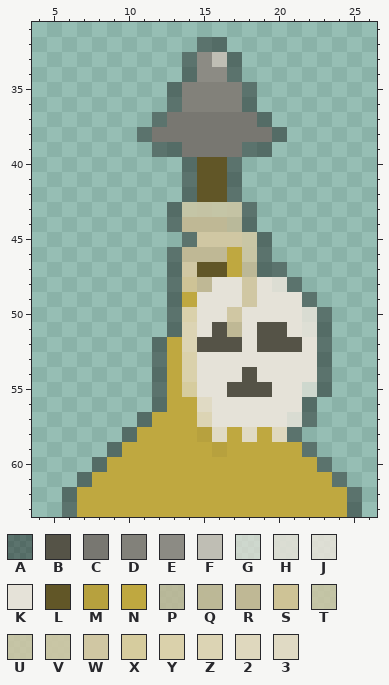
Two versions of one pixel-art sprite, Head of Apocalyptica/Assets/Sprites/Obstacles/Spikes/spike2_ALT.png. The picture above was drawn from the file before the commit.
The file is 32x64 pixels. Colours within 5 levels of each other are drawn and written as one. Shown: x 4..26, y 31..63.
Palette (. is transparent): A #02020266  B #555347  C #787771  D #82817a  E #8c8b84  F #bfbeb4  G #e5e2d8b5  H #e5e2d8de  J #e5e2d8e7  K #e5e2d8  L #615627  M #b7a13e  N #bfa840  P #bfb895d9  Q #bfb895ef  R #bfb895  S #cec396  T #d0c7a3cc  U #d0c7a3d4  V #d0c7a3e1  W #d0c7a3  X #d6cc9e  Y #dad1ab  Z #dcd4b4  2 #dfd8be  3 #e0dac4
After:
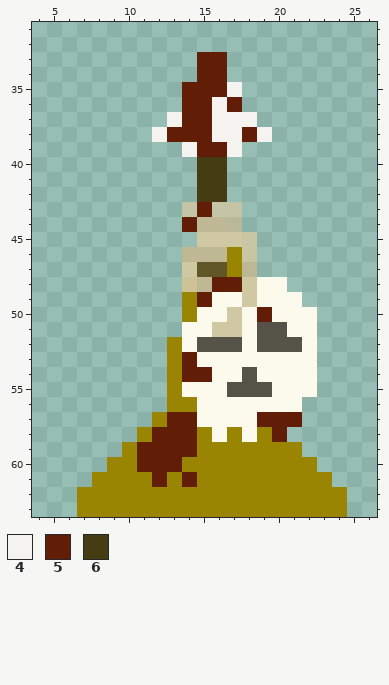
Colours new in this view: 4 #f4f3f0  5 #611d06  6 #453c13
From old to new:
{"colour":"K","old":"#e5e2d8","new":"#fcf9ed"}
{"colour":"N","old":"#bfa840","new":"#998501"}
{"y":32,"x":15,"old":"AA","new":".."}
{"y":33,"x":14,"old":"AEFA","new":".55."}
{"y":34,"x":14,"old":"AEEA","new":".55."}
{"y":35,"x":13,"old":"ADDDDA","new":".5554."}
{"y":36,"x":13,"old":"ADDDDA","new":".5545."}
{"y":37,"x":12,"old":"ACCCCCCA","new":".455444."}
{"y":38,"x":11,"old":"ACCCCCCCCA","new":".45554454."}
{"y":39,"x":12,"old":"AACCCCAA","new":"..4554.."}
{"y":40,"x":14,"old":"ALLA","new":".66."}
{"y":41,"x":14,"old":"ALLA","new":".66."}
{"y":42,"x":14,"old":"ALLA","new":".66."}
{"y":43,"x":13,"old":"A","new":"."}
{"y":43,"x":15,"old":"U","new":"5"}
{"y":43,"x":18,"old":"A","new":"."}
{"y":44,"x":13,"old":"AR","new":".5"}
{"y":44,"x":18,"old":"A","new":"."}
{"y":45,"x":14,"old":"A","new":"."}
{"y":45,"x":19,"old":"A","new":"."}
{"y":46,"x":13,"old":"A","new":"."}
{"y":46,"x":19,"old":"A","new":"."}
{"y":47,"x":13,"old":"A","new":"."}
{"y":47,"x":19,"old":"AA","new":".."}
{"y":48,"x":13,"old":"A","new":"."}
{"y":48,"x":16,"old":"KK","new":"55"}
{"y":48,"x":20,"old":"JA","new":"K."}
{"y":49,"x":13,"old":"A","new":"."}
{"y":49,"x":15,"old":"K","new":"5"}
{"y":49,"x":22,"old":"A","new":"."}
{"y":50,"x":13,"old":"AY","new":".N"}
{"y":50,"x":19,"old":"K","new":"5"}
{"y":50,"x":22,"old":"HA","new":"K."}
{"y":51,"x":13,"old":"AZ","new":".K"}
{"y":51,"x":16,"old":"BR","new":"WW"}
{"y":51,"x":22,"old":"JA","new":"K."}
{"y":52,"x":12,"old":"A","new":"."}
{"y":52,"x":14,"old":"Z","new":"K"}
{"y":52,"x":23,"old":"A","new":"."}
{"y":53,"x":12,"old":"A","new":"."}
{"y":53,"x":14,"old":"Y","new":"5"}
{"y":53,"x":23,"old":"A","new":"."}
{"y":54,"x":12,"old":"A","new":"."}
{"y":54,"x":14,"old":"YK","new":"55"}
{"y":54,"x":23,"old":"A","new":"."}
{"y":55,"x":12,"old":"A","new":"."}
{"y":55,"x":14,"old":"X","new":"K"}
{"y":55,"x":22,"old":"GA","new":"K."}
{"y":56,"x":12,"old":"A","new":"."}
{"y":56,"x":15,"old":"3","new":"K"}
{"y":56,"x":22,"old":"A","new":"."}
{"y":57,"x":11,"old":"A","new":"."}
{"y":57,"x":13,"old":"NNZ","new":"55K"}
{"y":57,"x":19,"old":"KKHA","new":"555."}
{"y":58,"x":10,"old":"A","new":"."}
{"y":58,"x":12,"old":"NNNM3","new":"555NK"}
{"y":58,"x":18,"old":"3","new":"K"}
{"y":58,"x":20,"old":"2A","new":"5."}
{"y":59,"x":9,"old":"A","new":"."}
{"y":59,"x":11,"old":"NNNN","new":"5555"}
{"y":59,"x":16,"old":"M","new":"N"}
{"y":59,"x":22,"old":"A","new":"."}
{"y":60,"x":8,"old":"A","new":"."}
{"y":60,"x":11,"old":"NNN","new":"555"}
{"y":60,"x":23,"old":"A","new":"."}
{"y":61,"x":7,"old":"A","new":"."}
{"y":61,"x":12,"old":"N","new":"5"}
{"y":61,"x":14,"old":"N","new":"5"}
{"y":61,"x":24,"old":"A","new":"."}
{"y":62,"x":6,"old":"A","new":"."}
{"y":62,"x":25,"old":"A","new":"."}
{"y":63,"x":6,"old":"A","new":"."}
{"y":63,"x":25,"old":"A","new":"."}
{"label":"changed","picture_box":[62,37,362,517]}
